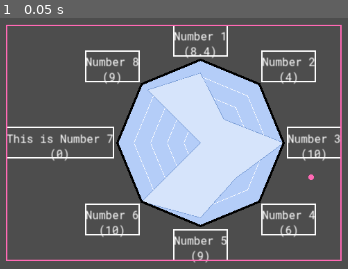
Above: before the commit, frame 1.
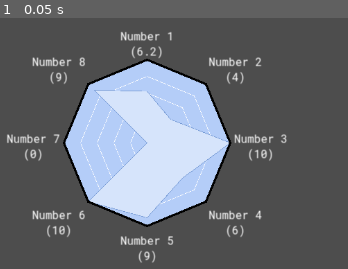
Above: after the commit, the same moment.

Repository: TheLsbt/godot_radar_graph
Game: Godot game, scene res://src/debug.tscn
Two runs of this game, one before a commit and one after it. Both use one fixed random seed, a clock stepped at 60 frames per second and the inputs below. The project has no main scene, so this scene is started directly.
Inputs:
- Up to frame 1 (0.05 s): no input

The runs differ from the first frame. In frame 1, 39% of the frame differs, in the area x 1-99%, y 2-98%.
Error before the commit: Cannot call method 'get_multiline_string_size' on a null value. (res://src/radar_graph.gd:288)

Commit message:
Changes
Removed merror, Added regions to the script

Diff:
--- a/src/debug.tscn
+++ b/src/debug.tscn
@@ -11,8 +11,8 @@
 [node name="RadarGraph" type="Control" parent="."]
 layout_mode = 3
 anchors_preset = 0
-offset_right = 481.98
-offset_bottom = 338.98
+offset_right = 405.0
+offset_bottom = 339.0
 script = ExtResource("2_k8q7i")
 key_count = 8
 radius = 120.0
@@ -21,7 +21,7 @@
 ({value})",
 "tooltip": "tooltip 1",
 "use_custom_color": false,
-"value": 8.4
+"value": 6.2
 }, {
 "title": "Number 2
 ({value})",
@@ -53,9 +53,9 @@
 "use_custom_color": false,
 "value": 10.0
 }, {
-"title": "This is Number 7
+"title": "Number 7
 ({value})",
-"tooltip": "",
+"tooltip": "This tooltip belongs to number 7",
 "use_custom_color": false,
 "value": 0.0
 }, {
@@ -79,7 +79,7 @@
 guide_width = 0.7
 guide_step = 2.0
 draw_order = PackedStringArray("background", "guides", "graph", "graph_outline", "titles", "background_outline")
-items/key_0/value = 8.4
+items/key_0/value = 6.2
 items/key_0/title = "Number 1
 ({value})"
 items/key_0/tooltip = "tooltip 1"
@@ -104,9 +104,9 @@
 ({value})"
 items/key_5/tooltip = ""
 items/key_6/value = 0.0
-items/key_6/title = "This is Number 7
+items/key_6/title = "Number 7
 ({value})"
-items/key_6/tooltip = ""
+items/key_6/tooltip = "This tooltip belongs to number 7"
 items/key_7/value = 9.0
 items/key_7/title = "Number 8
 ({value})"
--- a/src/merror.gd
+++ /dev/null
@@ -1,14 +0,0 @@
-extends RefCounted
-
-
-# A small script to cleanly handle errors, stripped down so that only required methods are here.
-
-
-static func boundsi(value: int, low: int, high: int, ref := "") -> bool:
-	if value < low or value > high:
-		if ref == "":
-			printerr("Value (%d) is out of bounds. (%d, %d)" % [value, low, high])
-		else:
-			printerr("'%s' (%d) is out of bounds. (%d, %d)" % [ref, value, low, high])
-		return true
-	return false
--- a/src/radar_graph.gd
+++ b/src/radar_graph.gd
@@ -7,11 +7,6 @@
 
 # TODO: When min_value, max_value, rounded or step is changed it updates all the existing values to
 # match them
-
-# TODO: Draw the outline for the background
-
-# TODO: Add a layer adjustment system, an array of String's that can be reorganised to adjust the
-# way the graph is rendered
 
 # TODO: Godot Docs
 
@@ -162,25 +157,22 @@
 
 var _encompassing_rect: Rect2
 var _title_rect_cache: Array[Rect2] = []
-var encompassing_offset := Vector2()
+var _encompassing_offset := Vector2()
 var radius_v2: Vector2:
 	get:
 		return Vector2(radius, radius)
-
-
-const Merror = preload("res://src/merror.gd")
-
-
-# Functions for users
-
+@export_group("")
+
+
+#region User
 func get_item(index: int) -> Dictionary:
-	if Merror.boundsi(index, 0, key_items.size() - 1, "index"):
+	if _out_of_boundsi_err(index, 0, key_items.size() - 1, "index: get_item"):
 		return {}
 	return key_items[index]
 
 
 func set_item_value(index: int, value: float) -> void:
-	if Merror.boundsi(index, 0, key_items.size() - 1, "index"):
+	if _out_of_boundsi_err(index, 0, key_items.size() - 1, "index: set_item_value"):
 		return
 	if rounded:
 		key_items[index]["value"] = clampf(roundf(snappedf(value, step)), min_value, max_value)
@@ -191,13 +183,13 @@
 
 
 func get_item_value(index: int) -> float:
-	if Merror.boundsi(index, 0, key_items.size() - 1, "index"):
+	if _out_of_boundsi_err(index, 0, key_items.size() - 1, "index: get_item_value"):
 		return clampf(0, min_value, max_value)
 	return key_items[index].get_or_add("value", clampf(0, min_value, max_value))
 
 
 func set_item_title(index: int, title: String) -> void:
-	if Merror.boundsi(index, 0, key_items.size() - 1, "index"):
+	if _out_of_boundsi_err(index, 0, key_items.size() - 1, "index: set_item_title"):
 		return
 	key_items[index]["title"] = title
 	_cache()
@@ -205,59 +197,52 @@
 
 
 func get_item_title(index: int) -> String:
-	if Merror.boundsi(index, 0, key_items.size() - 1, "index"):
+	if _out_of_boundsi_err(index, 0, key_items.size() - 1, "index: get_item_title"):
 		return ""
 	return key_items[index].get_or_add("title", "")
 
 
 func set_item_tooltip(index: int, item_tooltip: String) -> void:
-	if Merror.boundsi(index, 0, key_items.size() - 1, "index"):
+	if _out_of_boundsi_err(index, 0, key_items.size() - 1, "index: set_item_tooltip"):
 		return
 	key_items[index]["tooltip"] = item_tooltip
 
 
 func get_item_tooltip(index: int) -> String:
-	if Merror.boundsi(index, 0, key_items.size() - 1, "index"):
+	if _out_of_boundsi_err(index, 0, key_items.size() - 1, "index: get_item_tooltip"):
 		return ""
 	return key_items[index].get_or_add("tooltip", "")
 
-
-func _init() -> void:
+#endregion
+
+
+#region Engine Interaction
+
+func _ready() -> void:
 	_cache()
-
+	queue_redraw()
 
 func _get_tooltip(at_position: Vector2) -> String:
 	for index in range(key_count):
 		var rect := _title_rect_cache[index]
-		if rect.has_point(at_position - encompassing_offset):
+		if rect.has_point(at_position - _encompassing_offset):
 			return get_item_tooltip(index)
 	return ""
 
 
 func _notification(what: int) -> void:
 	if what == NOTIFICATION_DRAW:
-		draw_set_transform(encompassing_offset)
-		for i in draw_order:
-			var method := &"_draw_%s" % i
-			if not has_method(method):
-				printerr("No draw method found for ", i)
-				continue
-			call(method)
-
-		# NOTE: Debug to view the title rect cache
-		for rect in _title_rect_cache:
-			draw_rect(rect, Color.WHITE, false, 2)
-
-		draw_rect(_encompassing_rect, Color.HOT_PINK, false, 2)
-
-		draw_circle(radius_v2 + encompassing_offset, 4, Color.HOT_PINK)
-
-
-func _get_minimum_size() -> Vector2:
-	return _encompassing_rect.size
-
+		_draw_radar_graph()
+
+#endregion
+
+
+#region Cache And Size
 
 func _cache() -> void:
+	if not is_node_ready():
+		return
+
 	_update_title_rect_cache()
 
 	# Get the encompassing rect
@@ -266,7 +251,7 @@
 		_encompassing_rect = _encompassing_rect.merge(rect)
 
 	_update_size()
-	encompassing_offset = position - _encompassing_rect.position
+	_encompassing_offset = position - _encompassing_rect.position
 
 
 func _update_size() -> void:
@@ -319,6 +304,14 @@
 			Rect2(font_pos + font_offset - Vector2(0, first_line_size.y), title_size))
 
 
+func _get_minimum_size() -> Vector2:
+	return _encompassing_rect.size
+
+#endregion
+
+
+#region Property List Management
+
 func _get_property_list() -> Array[Dictionary]:
 	var properties: Array[Dictionary] = []
 
@@ -400,83 +393,17 @@
 				return ""
 	return false
 
-
+#endregion
+
+
+#region Helper Functions
 
 func _get_polygon_point(index: int) -> Vector2:
 	var angle := (PI * 2 * index / key_count) - PI * 0.5
 	return radius_v2 + Vector2(cos(angle), sin(angle)) * radius_v2
 
 
-func _draw_background() -> void:
-	var points := PackedVector2Array()
-	for i in range(key_count):
-		points.append(_get_polygon_point(i))
-
-	draw_polygon(points, [background_color])
-
-
-func _draw_background_outline() -> void:
-	if background_outline_width == 0 or background_outline_color.a == 0:
-		return
-
-	var points := PackedVector2Array()
-
-	for index in key_items.size():
-		points.append(_get_polygon_point(index))
-
-	points.append(points[0])
-
-	draw_polyline(points, background_outline_color, background_outline_width)
-
-
-func _draw_graph() -> void:
-	var points := PackedVector2Array()
-
-	for index in key_items.size():
-		var value: float = get_item_value(index)
-		var target := _get_polygon_point(index)
-		points.append(radius_v2.lerp(target, value / max_value))
-
-	draw_polygon(points, [graph_color])
-
-
-func _draw_graph_outline() -> void:
-	if graph_outline_width == 0 or graph_outline_color.a == 0:
-		return
-
-	var points := PackedVector2Array()
-
-	for index in key_items.size():
-		var value: float = get_item_value(index)
-		var target := _get_polygon_point(index)
-		points.append(radius_v2.lerp(target, value / max_value))
-
-	points.append(points[0])
-
-	draw_polyline(points, graph_outline_color, graph_outline_width)
-
-
-func _draw_guides() -> void:
-	if not show_guides or guide_step == 0:
-		return
-	var distance_covered := 0.0
-
-	while distance_covered <= max_value:
-		var p := distance_covered / max_value * radius
-		var points := PackedVector2Array()
-		for index in range(key_count):
-			var target_angle := (PI * 2 * index / key_count) - PI * 0.5
-			var target: Vector2 = radius_v2 + Vector2(cos(target_angle), sin(target_angle)) * p
-			points.append(target)
-
-		points.append(points[0])
-
-		# TODO: Make guide antiailiased an option
-		draw_polyline(points, guide_color, guide_width, false)
-
-		distance_covered += guide_step
-
-
+## Converts a point into a [enum TitleLocation].
 func _get_point_as_location(point: Vector2) -> TitleLocation:
 	var center := radius_v2
 	if point.x < center.x and point.y < center.y:
@@ -497,6 +424,91 @@
 		return TitleLocation.BOTTOM_RIGHT
 	return TitleLocation.UNKNOWN
 
+#endregion
+
+
+#region Draw Functions
+
+func _draw_radar_graph() -> void:
+	draw_set_transform(_encompassing_offset)
+	for i in draw_order:
+		var method := &"_draw_%s" % i
+		if not has_method(method):
+			printerr("No draw method found for ", i)
+			continue
+		call(method)
+	draw_set_transform(Vector2.ZERO)
+
+
+func _draw_background() -> void:
+	var points := PackedVector2Array()
+	for i in range(key_count):
+		points.append(_get_polygon_point(i))
+
+	draw_polygon(points, [background_color])
+
+
+func _draw_background_outline() -> void:
+	if background_outline_width == 0 or background_outline_color.a == 0:
+		return
+
+	var points := PackedVector2Array()
+
+	for index in key_items.size():
+		points.append(_get_polygon_point(index))
+
+	points.append(points[0])
+
+	draw_polyline(points, background_outline_color, background_outline_width)
+
+
+func _draw_graph() -> void:
+	var points := PackedVector2Array()
+
+	for index in key_items.size():
+		var value: float = get_item_value(index)
+		var target := _get_polygon_point(index)
+		points.append(radius_v2.lerp(target, value / max_value))
+
+	draw_polygon(points, [graph_color])
+
+
+func _draw_graph_outline() -> void:
+	if graph_outline_width == 0 or graph_outline_color.a == 0:
+		return
+
+	var points := PackedVector2Array()
+
+	for index in key_items.size():
+		var value: float = get_item_value(index)
+		var target := _get_polygon_point(index)
+		points.append(radius_v2.lerp(target, value / max_value))
+
+	points.append(points[0])
+
+	draw_polyline(points, graph_outline_color, graph_outline_width)
+
+
+func _draw_guides() -> void:
+	if not show_guides or guide_step == 0:
+		return
+	var distance_covered := 0.0
+
+	while distance_covered <= max_value:
+		var p := distance_covered / max_value * radius
+		var points := PackedVector2Array()
+		for index in range(key_count):
+			var target_angle := (PI * 2 * index / key_count) - PI * 0.5
+			var target: Vector2 = radius_v2 + Vector2(cos(target_angle), sin(target_angle)) * p
+			points.append(target)
+
+		points.append(points[0])
+
+		# TODO: Make guide antiailiased an option
+		draw_polyline(points, guide_color, guide_width, false)
+
+		distance_covered += guide_step
+
 
 func _draw_titles() -> void:
 	for index in range(key_count):
@@ -510,3 +522,18 @@
 		var font_position := rect.position + Vector2(0, first_line_size.y)
 		draw_multiline_string(
 			font, font_position, title, HORIZONTAL_ALIGNMENT_CENTER, rect.size.x, font_size)
+
+#endregion
+
+
+#region Error Handling
+
+## Determines whether a int is out of a range of [member low] and [member high].
+## A optional [member identifier] can be passed to better describe the error.
+func _out_of_boundsi_err(value: int, low: int, high: int, identifier := "") -> bool:
+	identifier = identifier if identifier.length() > 0 else "Value"
+	if value < low or value > high:
+		printerr("%s (%d) is out of bounds. (%d, %d)" % [identifier, value, low, high])
+		return true
+	return false
+#endregion
